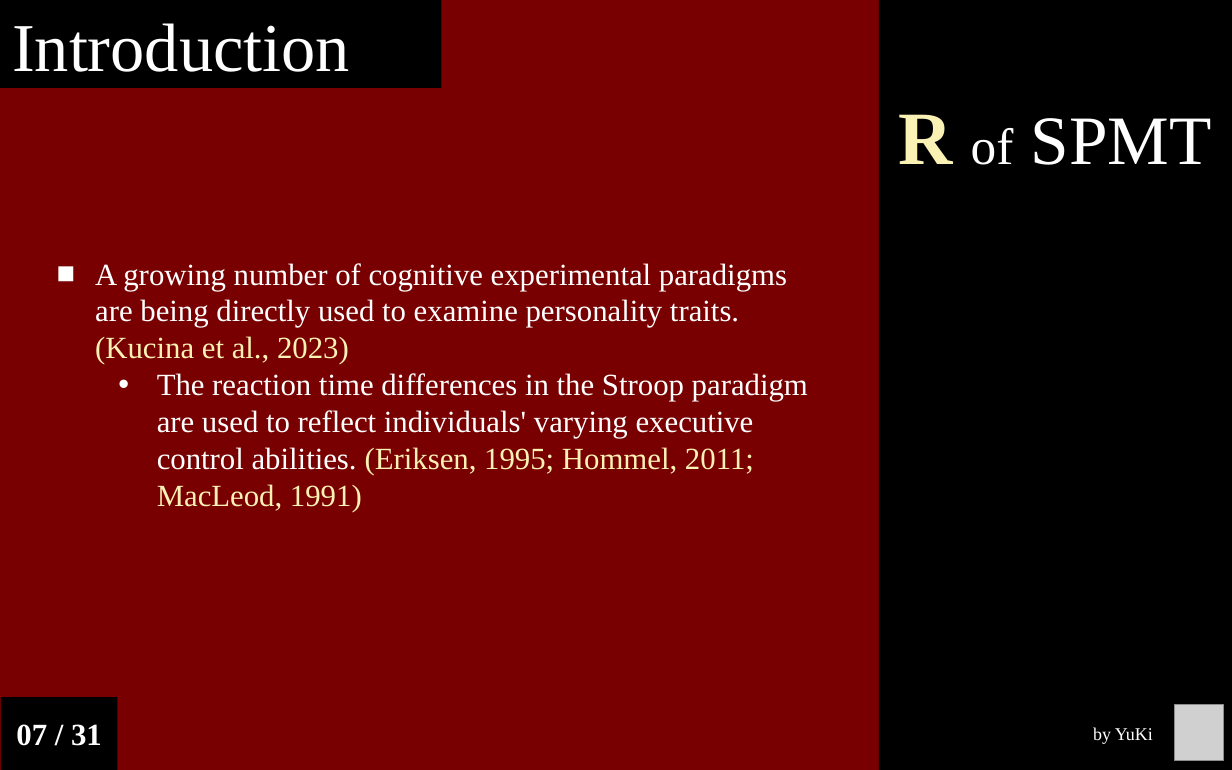
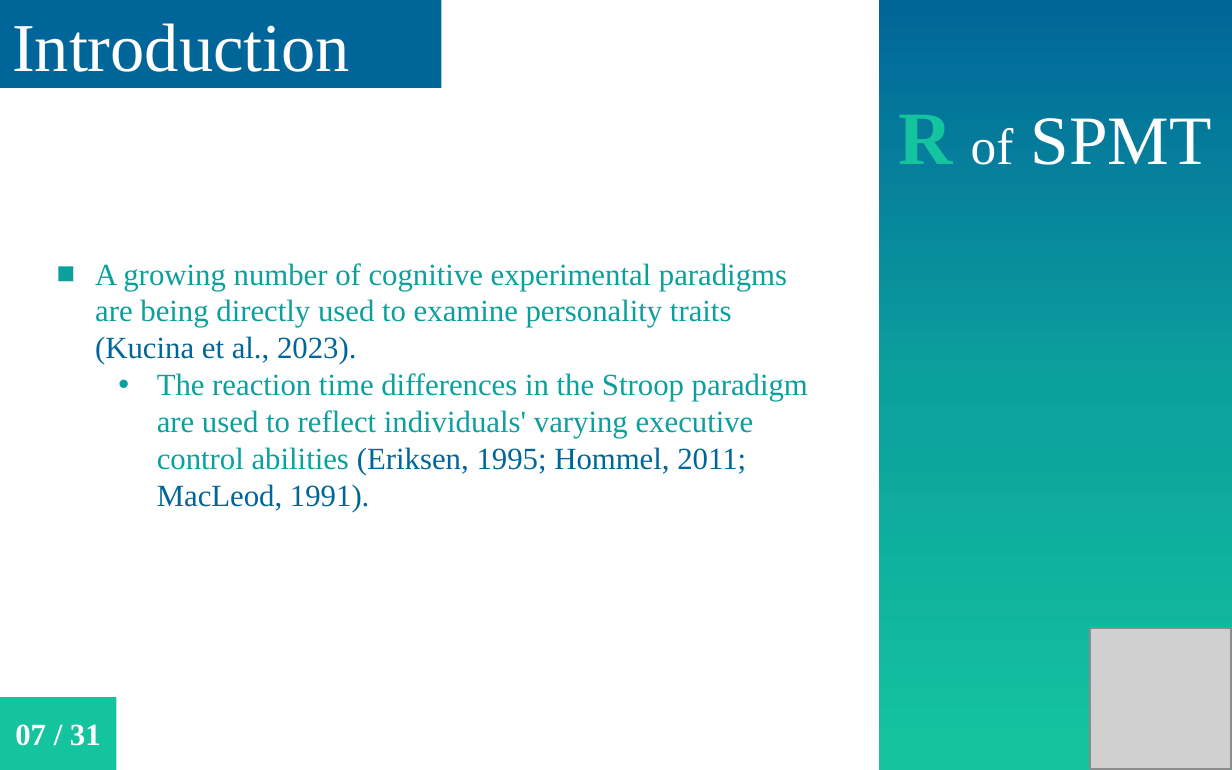
Before and after one commit to Chuan-Peng-Lab/ReliabilitySPE, a slide deck: slide 7 of 6_Reports/6_3_Phase_3/25th_NCP.pptx. Drawn at 1232x770 pixels with LibreOffice and Linux fonts; fonts in the diff are those of the drawing; grey boxes stand for pictures. Boxes give left, top, right and bottom in pixels: in the first picture for what was removed or moved away, otherwise in the second. Text is boxed around its words. In the diff, an @@ line names an element or a change of style, - is before the commit and + after.

```diff
--- a/6_Reports/6_3_Phase_3/25th_NCP.pptx
+++ b/6_Reports/6_3_Phase_3/25th_NCP.pptx
@@ background #780000 to #FFFFFF @@
@@ rectangle "Introduction" at [0,0,441,87]: fill #000000 to #006699 @@
@@ rectangle "R of SPMT" at [878,0,1232,770]: text colour #FAF1B4 to #14C49F, letter outline #FAF1B4 0.75 pt to #FFFFFF 0.75 pt in "R"; fill #000000 to gradient #006699 to #0CA09D to #14C49F @@
@@ text at [95,263,808,512]: text changed; text colour #FFFFFF to #0CA09D @@
-■ A growing number of cognitive experimental paradigms are being directly used to examine personality traits. (Kucina et al., 2023)
-  • The reaction time differences in the Stroop paradigm are used to reflect individuals' varying executive control abilities. (Eriksen, 1995; Hommel, 2011; MacLeod, 1991)
+■ A growing number of cognitive experimental paradigms are being directly used to examine personality traits (Kucina et al., 2023).
+  • The reaction time differences in the Stroop paradigm are used to reflect individuals' varying executive control abilities (Eriksen, 1995; Hommel, 2011; MacLeod, 1991).
@@ picture added at [1090,628,1231,769] @@
@@ rectangle "07 / 31" at [0,697,116,770]: fill #000000 to #14C49F @@
@@ picture removed at [1174,705,1223,760] @@
@@ text removed at [1093,727,1153,744] @@
-by YuKi
```
Also in this commit, not shown: 29 other slides changed, 2 other files.
